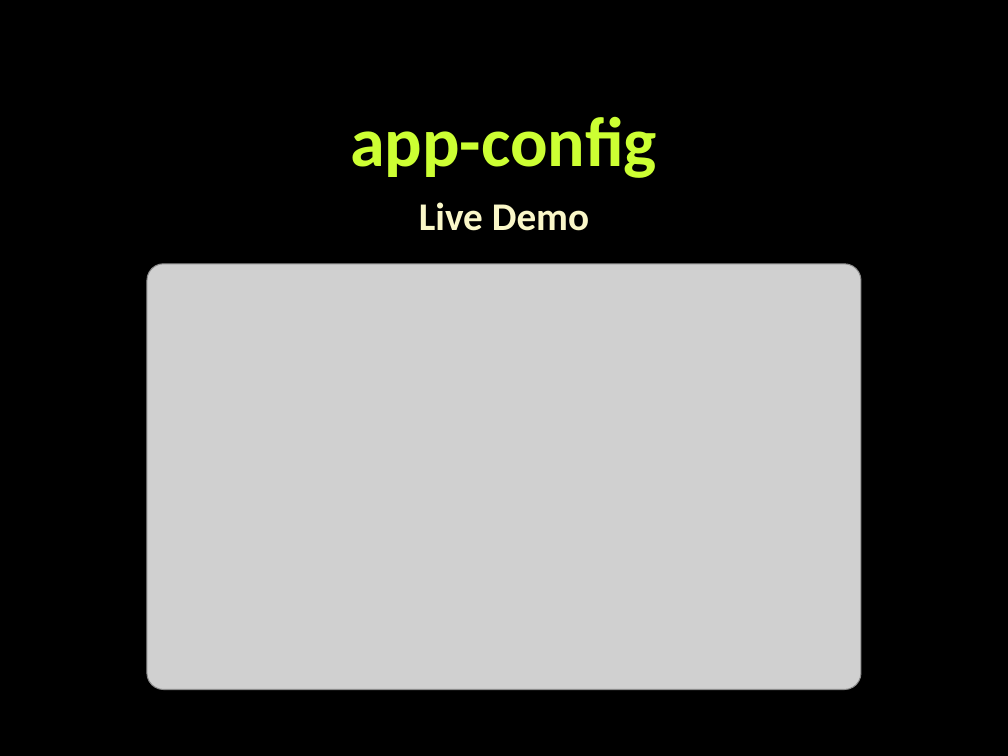
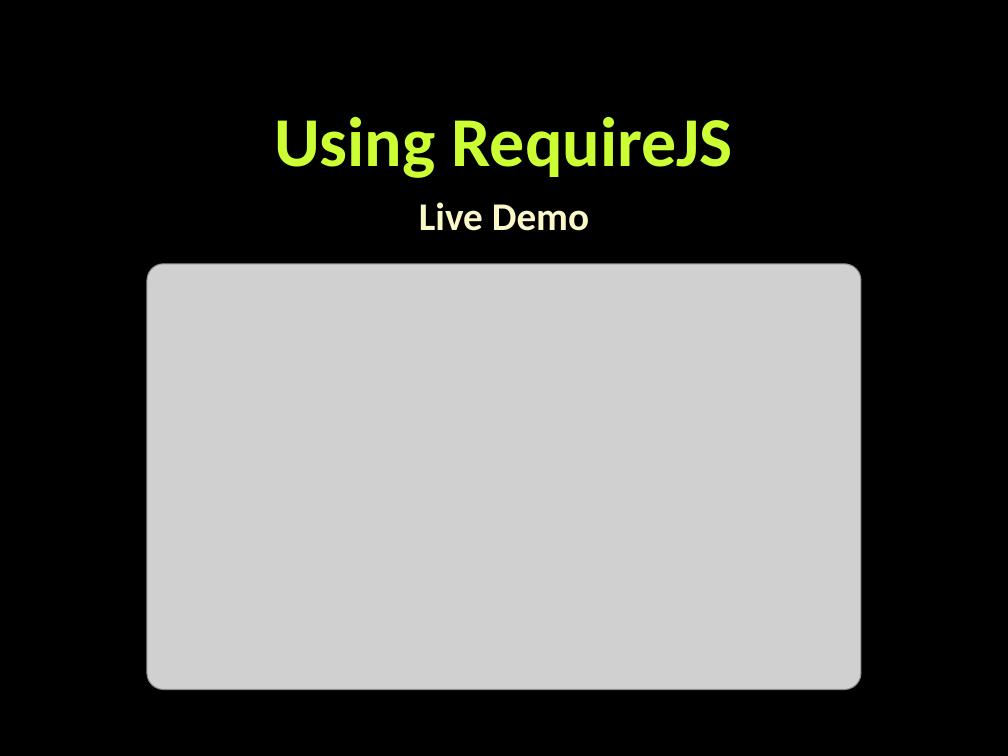
Before and after one commit to martin-nikolov/Telerik-Academy, a slide deck: slide 12 of Web Design & Development/5. JavaScript OOP/07. RequireJS/AMD-and-RequireJS.pptx (slide 9 before the commit). Drawn at 1008x756 pixels with LibreOffice and Linux fonts; fonts in the diff are those of the drawing; grey boxes stand for pictures; background and template pictures are left out. Boxes give left, top, right and bottom in pixels: in the first picture for what was removed or moved away, otherwise in the second. Text is boxed around its words. In the diff, an @@ line names an element or a change of style, - is before the commit and + after.

```diff
--- a/Web Design & Development/5. JavaScript OOP/07. RequireJS/AMD-and-RequireJS.pptx
+++ b/Web Design & Development/5. JavaScript OOP/07. RequireJS/AMD-and-RequireJS.pptx
@@ title at box(274, 117, 732, 178): text changed @@
-app-config
+Using RequireJS
```
Also in this commit, not shown: 8 other slides changed, 5 slides added, 3 slides removed, 19 other files.
